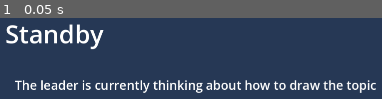
Above: before the commit, frame 1.
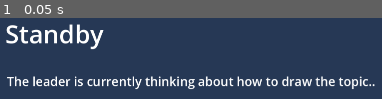
Above: after the commit, the same moment.

Repository: pvmathew/denliner
Game: Godot game, scene res://Scenes/Standby/standby.tscn
Two runs of this game, one before a commit and one after it. Both use one fixed random seed, a clock stepped at 60 frames per second and the inputs below. This scene is started directly instead of the project's main scene.
Inputs:
- Up to frame 1 (0.05 s): no input

The runs differ from the first frame. In frame 1, 8.3% of the frame differs, in the area x 1-99%, y 71-93%.

Commit message:
Send drawing over to the next peer in line

Diff:
--- a/Global/game_data.gd
+++ b/Global/game_data.gd
@@ -11,6 +11,8 @@
 
 var drawing = []
 
+var peek_drawing = []
+
 func _ready():
 	drawing_timer_ended.connect(_on_drawing_timer_ended)
 
@@ -20,10 +22,30 @@
 	player_status_update.emit(peer_id, status)
 
 func _on_drawing_timer_ended():
-	var peer_id = multiplayer.get_unique_id()
+	var my_peer_id = multiplayer.get_unique_id()
 	rpc("save_drawing_rpc", drawing)
+
+	var next_peer_id = 0
+
+	var players = SessionData.players
+	var peer_ids = players.keys()
+	var finished_drawing_peer_ids = drawings.keys()
+
+	for id in finished_drawing_peer_ids:
+		peer_ids.erase(id)
+
+	peer_ids.erase(my_peer_id)
+
+	var next_in_line = peer_ids.pick_random()
+	pass_along_drawing.rpc_id(next_in_line, drawing)
 
 @rpc("any_peer", "call_local")
 func save_drawing_rpc(drawing):
 	var sender_id = multiplayer.get_remote_sender_id()
 	drawings[sender_id] = drawing
+
+@rpc("any_peer")
+func pass_along_drawing(drawing):
+	# show drawing to the next peer in line here
+	peek_drawing = drawing
+	get_tree().change_scene_to_file("res://Scenes/Drawing/next_drawing.tscn")
--- /dev/null
+++ b/Scenes/Drawing/next_drawing.gd
@@ -0,0 +1,9 @@
+extends Control
+
+
+func _ready():
+	GameData.drawing = GameData.peek_drawing
+
+
+func _on_timer_timeout():
+	GameData.drawing = []
--- /dev/null
+++ b/Scenes/Drawing/next_drawing.tscn
@@ -0,0 +1,44 @@
+[gd_scene load_steps=4 format=3 uid="uid://bdtmnxf6x7xlv"]
+
+[ext_resource type="Script" path="res://Scenes/Drawing/next_drawing.gd" id="1_3g8a7"]
+[ext_resource type="PackedScene" uid="uid://6ncj3v47j56d" path="res://UI/drawing_canvas.tscn" id="2_xa7pt"]
+
+[sub_resource type="Theme" id="Theme_qjigd"]
+default_font_size = 50
+
+[node name="NextDrawing" type="Control"]
+layout_mode = 3
+anchors_preset = 15
+anchor_right = 1.0
+anchor_bottom = 1.0
+grow_horizontal = 2
+grow_vertical = 2
+script = ExtResource("1_3g8a7")
+
+[node name="DrawingCanvas" parent="." instance=ExtResource("2_xa7pt")]
+layout_mode = 1
+offset_left = -3.0
+offset_top = 3.0
+offset_right = -3.0
+offset_bottom = 3.0
+
+[node name="Panel" type="Panel" parent="."]
+layout_mode = 0
+offset_left = 561.0
+offset_top = 33.0
+offset_right = 1360.0
+offset_bottom = 102.0
+
+[node name="Label" type="Label" parent="."]
+layout_mode = 0
+offset_left = 582.0
+offset_top = 33.0
+offset_right = 1369.0
+offset_bottom = 102.0
+theme = SubResource("Theme_qjigd")
+text = "The previous drawing:"
+
+[node name="Timer" type="Timer" parent="."]
+wait_time = 10.0
+
+[connection signal="timeout" from="Timer" to="." method="_on_timer_timeout"]
--- a/Scenes/Standby/standby.gd
+++ b/Scenes/Standby/standby.gd
@@ -2,7 +2,7 @@
 
 func _ready():
 	GameData.player_status_update.connect(_on_player_status_update)
-	$CurrentStatus.text = "The leader is currently thinking about how to draw the topic"
+	$CurrentStatus.text = "The leader is currently thinking about how to draw the topic.."
 
 
 func _on_player_status_update(peer_id, status):
--- a/Scenes/Standby/standby.tscn
+++ b/Scenes/Standby/standby.tscn
@@ -1,9 +1,12 @@
-[gd_scene load_steps=3 format=3 uid="uid://ces80ustb677t"]
+[gd_scene load_steps=4 format=3 uid="uid://ces80ustb677t"]
 
 [ext_resource type="Script" path="res://Scenes/Standby/standby.gd" id="1_2v00j"]
 
 [sub_resource type="Theme" id="Theme_hptoe"]
 default_font_size = 30
+
+[sub_resource type="Theme" id="Theme_uc0jc"]
+default_font_size = 50
 
 [node name="Standby" type="Control"]
 layout_mode = 3
@@ -26,10 +29,20 @@
 
 [node name="CurrentStatus" type="Label" parent="."]
 layout_mode = 0
-offset_left = 831.0
-offset_top = 200.0
-offset_right = 1061.0
-offset_bottom = 242.0
+offset_left = 812.0
+offset_top = 191.0
+offset_right = 1042.0
+offset_bottom = 233.0
 theme = SubResource("Theme_hptoe")
 text = "Some Text Here
 "
+
+[node name="Time Left" type="Label" parent="."]
+visible = false
+layout_mode = 0
+offset_left = 747.0
+offset_top = 258.0
+offset_right = 973.0
+offset_bottom = 327.0
+theme = SubResource("Theme_uc0jc")
+text = "Time Left"
